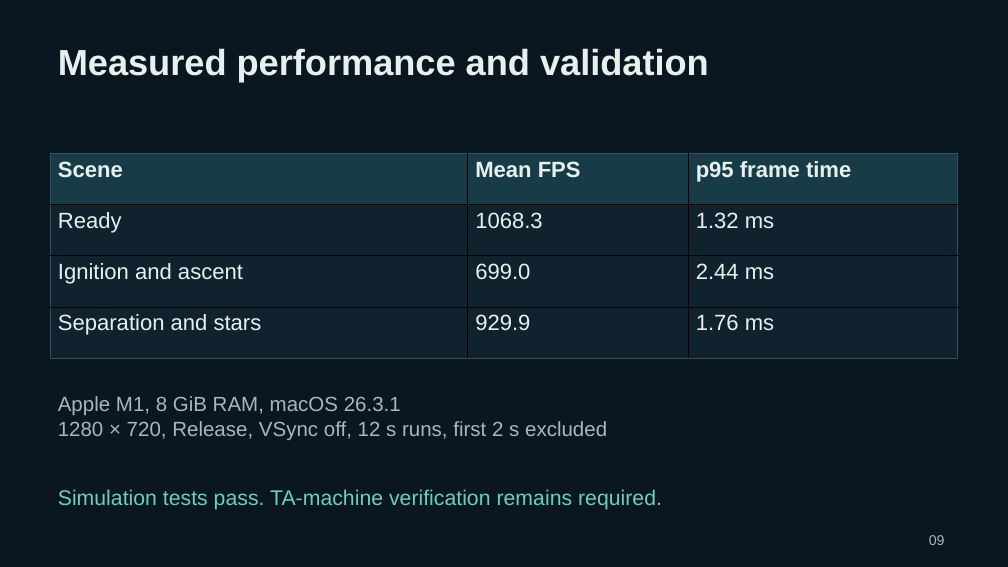
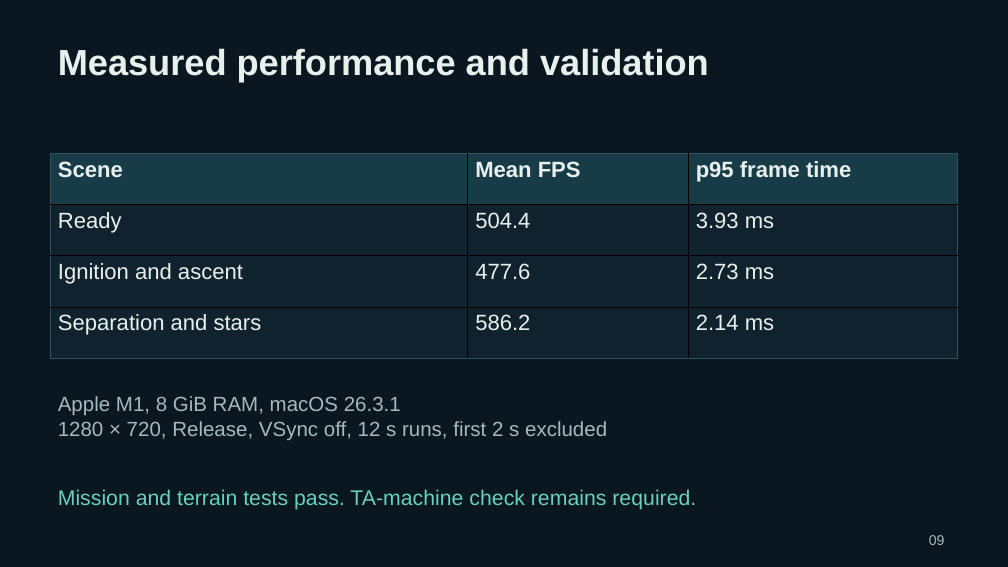
Before and after one commit to aqinaq/baiqonyr, a slide deck: slide 9 of output/Baikonur_Presentation.pptx. Drawn at 1008x567 pixels with LibreOffice and Linux fonts; fonts in the diff are those of the drawing. Boxes give left, top, right and bottom in pixels: in the first picture for what was removed or moved away, otherwise in the second. Text is boxed around its words. In the diff, an @@ line names an element or a change of style, - is before the commit and + after.

Commit message:
Refresh final report, slides, demo evidence and submission packaging
Prepared with Codex assistance. Validate the extracted source build and both test targets; refresh current renderer captures and benchmarks. Preserve unconfirmed team contributions, TA verification and submission status as pending.

```diff
--- a/output/Baikonur_Presentation.pptx
+++ b/output/Baikonur_Presentation.pptx
@@ table at box(51, 154, 958, 358) @@
-row 2, column 2: 1068.3
+row 2, column 2: 504.4
-row 2, column 3: 1.32 ms
+row 2, column 3: 3.93 ms
-row 3, column 2: 699.0
+row 3, column 2: 477.6
-row 3, column 3: 2.44 ms
+row 3, column 3: 2.73 ms
-row 4, column 2: 929.9
+row 4, column 2: 586.2
-row 4, column 3: 1.76 ms
+row 4, column 3: 2.14 ms
@@ text at box(58, 489, 696, 510): text changed @@
-Simulation tests pass. TA-machine verification remains required.
+Mission and terrain tests pass. TA-machine check remains required.
```
Also in this commit, not shown: 1 other slide changed, 35 other files.
